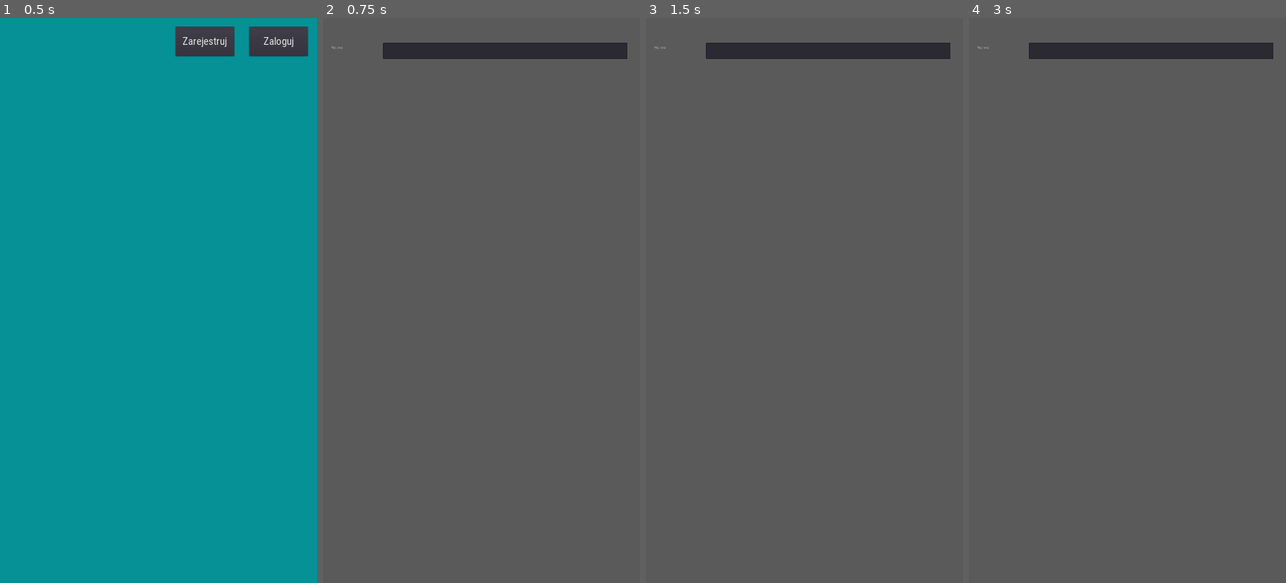
Above: before the commit, frames 1-4 (left to right).
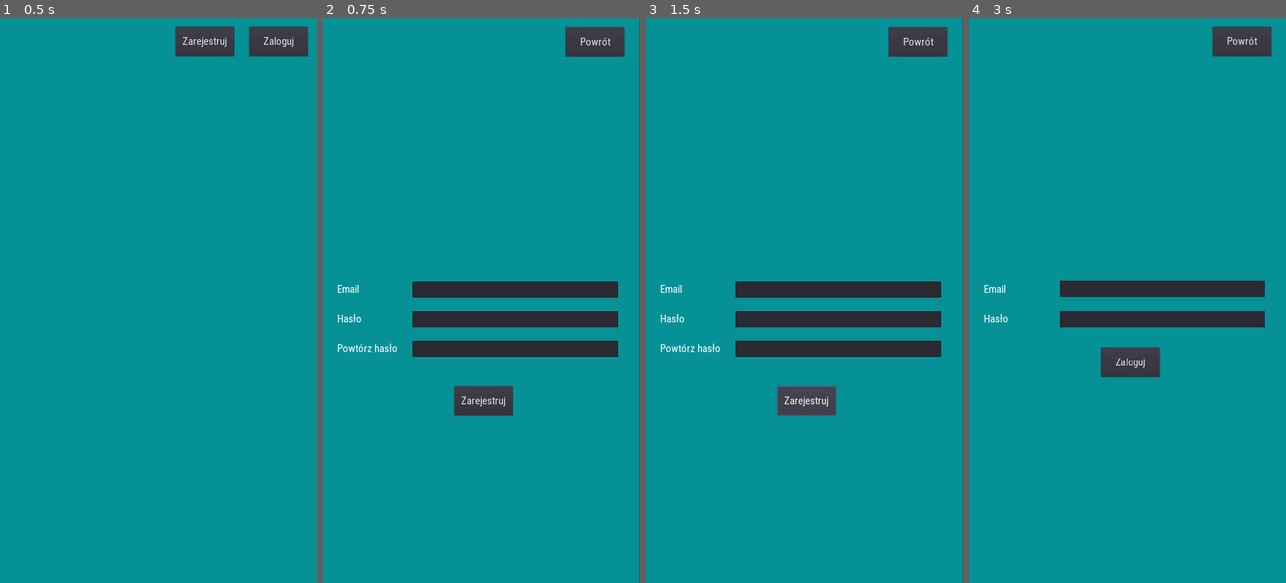
Above: after the commit, the same moments.

Repository: ilona1290/AplikacjaIO
Game: Godot game, scene res://Scenes/main.tscn
The game is run twice, just before and just after one commit, with the same random seed, the same clock (stepped at 60 frames per second) and the same inputs.
Inputs (mouse positions are in pixels of both pictures, inside the frame that each line leads up to):
- Up to frame 1 (0.5 s): no input
- Up to frame 2 (0.75 s): click "Zarejestruj" at 0.5 s
- Up to frame 3 (1.5 s): click (807, 402) at 1.25 s, where only the run after the commit has a clickable "Zarejestruj"
- Up to frame 4 (3 s): click (1241, 40) at 2 s, where only the run after the commit has a clickable "Powrót"; click (1247, 40) at 2.75 s, where only the run after the commit has a clickable "Zaloguj"

Frame 1 is identical in both runs. In frame 2, 99% of the frame differs, in the area x 0-100%, y 0-100%; in frame 3, 99%; in frame 4, 100%.

Commit message:
Added register and login page

Diff:
--- a/Scenes/login.tscn
+++ b/Scenes/login.tscn
@@ -1,10 +1,64 @@
-[gd_scene format=2]
+[gd_scene load_steps=3 format=2]
+
+[ext_resource path="res://Fonts/MainFont.tres" type="DynamicFont" id=1]
+[ext_resource path="res://Scripts/login.gd" type="Script" id=2]
 
 [node name="login" type="Control"]
 anchor_right = 1.0
 anchor_bottom = 1.0
+script = ExtResource( 2 )
 
 [node name="background" type="ColorRect" parent="."]
 margin_right = 1080.0
 margin_bottom = 1920.0
-color = Color( 0.356863, 0.356863, 0.356863, 1 )
+color = Color( 0.027451, 0.572549, 0.596078, 1 )
+
+[node name="EmailLabel" type="Label" parent="background"]
+margin_left = 50.0
+margin_top = 899.0
+margin_right = 150.0
+margin_bottom = 945.0
+rect_pivot_offset = Vector2( 291, 531 )
+custom_fonts/font = ExtResource( 1 )
+text = "Email"
+
+[node name="PasswordLabel" type="Label" parent="background"]
+margin_left = 50.0
+margin_top = 1000.0
+margin_right = 150.0
+margin_bottom = 1046.0
+custom_fonts/font = ExtResource( 1 )
+text = "Hasło"
+
+[node name="EmailInput" type="LineEdit" parent="background"]
+margin_left = 309.0
+margin_top = 893.0
+margin_right = 1009.0
+margin_bottom = 949.0
+custom_fonts/font = ExtResource( 1 )
+
+[node name="PasswordInput" type="LineEdit" parent="background"]
+margin_left = 309.0
+margin_top = 995.0
+margin_right = 1009.0
+margin_bottom = 1051.0
+custom_fonts/font = ExtResource( 1 )
+secret = true
+
+[node name="LoginButton" type="Button" parent="background"]
+margin_left = 450.0
+margin_top = 1120.0
+margin_right = 650.0
+margin_bottom = 1220.0
+custom_fonts/font = ExtResource( 1 )
+text = "Zaloguj"
+
+[node name="BackButton" type="Button" parent="background"]
+margin_left = 830.0
+margin_top = 30.0
+margin_right = 1030.0
+margin_bottom = 130.0
+custom_fonts/font = ExtResource( 1 )
+text = "Powrót"
+
+[connection signal="pressed" from="background/BackButton" to="." method="_on_BackButton_pressed"]
--- a/Scenes/register.tscn
+++ b/Scenes/register.tscn
@@ -1,6 +1,7 @@
-[gd_scene load_steps=2 format=2]
+[gd_scene load_steps=3 format=2]
 
 [ext_resource path="res://Scripts/register.gd" type="Script" id=1]
+[ext_resource path="res://Fonts/MainFont.tres" type="DynamicFont" id=2]
 
 [node name="register" type="Control"]
 anchor_right = 1.0
@@ -8,20 +9,74 @@
 script = ExtResource( 1 )
 
 [node name="background" type="ColorRect" parent="."]
-margin_right = 1080.0
-margin_bottom = 1920.0
-color = Color( 0.356863, 0.356863, 0.356863, 1 )
+margin_left = -3.0
+margin_top = 1.0
+margin_right = 1077.0
+margin_bottom = 1921.0
+color = Color( 0.027451, 0.572549, 0.596078, 1 )
 
-[node name="username" type="Label" parent="background"]
-margin_left = 27.0
-margin_top = 94.0
-margin_right = 181.0
-margin_bottom = 131.0
-text = "Nazwa
-"
+[node name="EmailInput" type="LineEdit" parent="background"]
+margin_left = 309.0
+margin_top = 893.0
+margin_right = 1009.0
+margin_bottom = 949.0
+custom_fonts/font = ExtResource( 2 )
 
-[node name="username_input" type="LineEdit" parent="background"]
-margin_left = 205.0
-margin_top = 85.0
-margin_right = 1037.0
-margin_bottom = 138.0
+[node name="EmailLabel" type="Label" parent="background"]
+margin_left = 50.0
+margin_top = 899.0
+margin_right = 150.0
+margin_bottom = 945.0
+rect_pivot_offset = Vector2( 291, 531 )
+custom_fonts/font = ExtResource( 2 )
+text = "Email"
+
+[node name="PasswordLabel" type="Label" parent="background"]
+margin_left = 50.0
+margin_top = 1000.0
+margin_right = 150.0
+margin_bottom = 1046.0
+custom_fonts/font = ExtResource( 2 )
+text = "Hasło"
+
+[node name="PasswordInput" type="LineEdit" parent="background"]
+margin_left = 309.0
+margin_top = 995.0
+margin_right = 1009.0
+margin_bottom = 1051.0
+custom_fonts/font = ExtResource( 2 )
+secret = true
+
+[node name="ConfirmPasswordLabel" type="Label" parent="background"]
+margin_left = 50.0
+margin_top = 1100.0
+margin_right = 265.0
+margin_bottom = 1146.0
+custom_fonts/font = ExtResource( 2 )
+text = "Powtórz hasło"
+
+[node name="ConfirmPasswordInput" type="LineEdit" parent="background"]
+margin_left = 309.0
+margin_top = 1095.0
+margin_right = 1009.0
+margin_bottom = 1151.0
+custom_fonts/font = ExtResource( 2 )
+secret = true
+
+[node name="RegisterButton" type="Button" parent="background"]
+margin_left = 450.0
+margin_top = 1250.0
+margin_right = 650.0
+margin_bottom = 1350.0
+custom_fonts/font = ExtResource( 2 )
+text = "Zarejestruj"
+
+[node name="BackButton" type="Button" parent="background"]
+margin_left = 830.0
+margin_top = 30.0
+margin_right = 1030.0
+margin_bottom = 130.0
+custom_fonts/font = ExtResource( 2 )
+text = "Powrót"
+
+[connection signal="pressed" from="background/BackButton" to="." method="_on_BackButton_pressed"]
--- /dev/null
+++ b/Scripts/login.gd
@@ -0,0 +1,21 @@
+extends Control
+
+
+# Declare member variables here. Examples:
+# var a = 2
+# var b = "text"
+
+
+# Called when the node enters the scene tree for the first time.
+func _ready():
+	pass # Replace with function body.
+
+
+# Called every frame. 'delta' is the elapsed time since the previous frame.
+#func _process(delta):
+#	pass
+
+
+func _on_BackButton_pressed():
+	get_tree().change_scene("res://Scenes/main.tscn")
+	pass # Replace with function body.
--- a/Scripts/register.gd
+++ b/Scripts/register.gd
@@ -4,3 +4,8 @@
 func _ready():
 	print("Register scene")
 	pass
+
+
+func _on_BackButton_pressed():
+	get_tree().change_scene("res://Scenes/main.tscn")
+	pass # Replace with function body.
